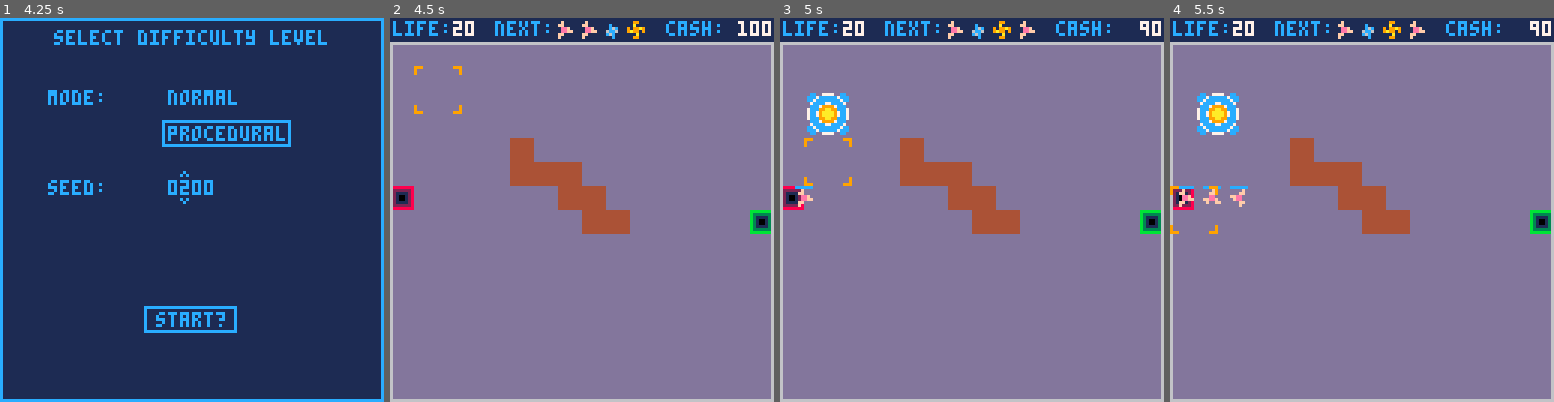
Above: before the commit, frames 1-4 (left to right).
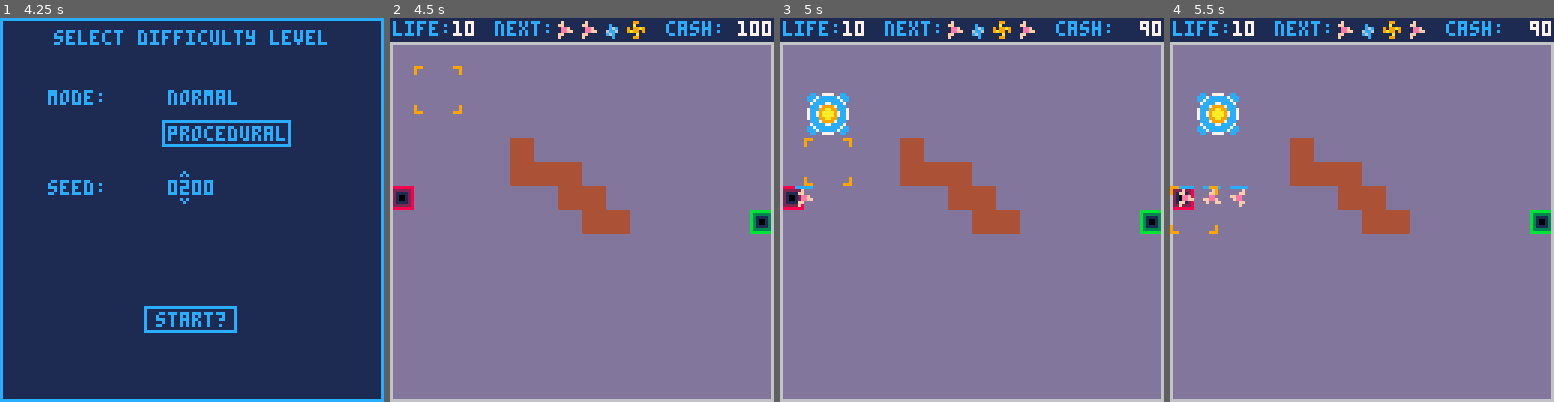
Above: after the commit, the same moments.

Repository: langchr86/pico-bubble-towers
Game: PICO-8 cartridge pico-proto.p8
Same seed, same stepped clock (60 frames per second), same inputs: the game is played once before the commit and once after it.
Inputs:
- Up to frame 1 (4.25 s): tap O (Z key) at 0.33, 0.7, 1.43, 2.22, 3.1, 3.98 s; tap X (X key) at 1.07, 2.07, 2.4, 2.73, 3.07, 3.4, 3.73, 4.07 s; hold Left 1.97-2.37 s; hold Down 2.42-2.82 s; hold Right 2.87-3.53 s; hold Up 3.58-4.08 s; hold Right from 4.13 s (still down)
- Up to frame 2 (4.5 s): keep holding Right; tap X (X key) at 4.4 s
- Up to frame 3 (5 s): release Right at 4.53 s; hold Down from 4.58 s (still down); tap X (X key) at 4.73 s; tap O (Z key) at 4.87 s
- Up to frame 4 (5.5 s): tap X (X key) at 5.07, 5.4 s; release Down at 5.08 s; hold Left from 5.13 s (still down)

Frame 1 is identical in both runs. In frame 2, less than 0.1% of the frame differs, in the area x 16-19%, y 0-4%; in frame 3, less than 0.1%; in frame 4, less than 0.1%.

Commit message:
balance enemy life and value

Diff:
--- a/src/enemy.lua
+++ b/src/enemy.lua
@@ -108,8 +108,7 @@
 
 ---@return number
 function Enemy:GetValue()
-  local base_value = flr(self.props.speed * self.props.life / 10)
-  return base_value + self.props.value_bonus
+  return flr(self.props.value)
 end
 
 function Enemy:Update()
--- a/src/enemy_type.lua
+++ b/src/enemy_type.lua
@@ -44,8 +44,8 @@
     sprite_count = 4,
     frame_count = 8,
     speed = 1.0,
-    life = 100,
-    value_bonus = 0,
+    life = 120,
+    value = 4,
   },
   [EnemyType.GHOST] = {
     sprite = 32,
@@ -53,7 +53,7 @@
     frame_count = 10,
     speed = 1.0,
     life = 100,
-    value_bonus = 5,
+    value = 6,
   },
   [EnemyType.FAST] = {
     sprite = 12,
@@ -61,62 +61,62 @@
     frame_count = 4,
     speed = 1.4,
     life = 100,
-    value_bonus = 0,
+    value = 4,
   },
   [EnemyType.REGENERATE] = {
     sprite = 28,
     sprite_count = 3,
     frame_count = 6,
     speed = 1.0,
-    life = 100,
-    value_bonus = 5,
+    life = 150,
+    value = 6,
   },
   [EnemyType.HEAVY] = {
     sprite = 24,
     sprite_count = 4,
     frame_count = 6,
     speed = 0.6,
-    life = 200,
-    value_bonus = 0,
+    life = 300,
+    value = 6,
   },
   [EnemyType.NORMAL_BOSS] = {
     sprite = 40,
     sprite_count = 4,
     frame_count = 8,
     speed = 1.0,
-    life = 300,
-    value_bonus = 20,
+    life = 360,
+    value = 20,
   },
   [EnemyType.GHOST_BOSS] = {
     sprite = 48,
     sprite_count = 2,
     frame_count = 10,
     speed = 1.0,
-    life = 200,
-    value_bonus = 25,
+    life = 300,
+    value = 30,
   },
   [EnemyType.FAST_BOSS] = {
     sprite = 44,
     sprite_count = 4,
     frame_count = 4,
     speed = 1.4,
-    life = 200,
-    value_bonus = 20,
+    life = 300,
+    value = 20,
   },
   [EnemyType.REGENERATE_BOSS] = {
     sprite = 60,
     sprite_count = 3,
     frame_count = 6,
     speed = 1.0,
-    life = 200,
-    value_bonus = 25,
+    life = 450,
+    value = 30,
   },
   [EnemyType.HEAVY_BOSS] = {
     sprite = 56,
     sprite_count = 4,
     frame_count = 6,
     speed = 0.6,
-    life = 400,
-    value_bonus = 20,
+    life = 900,
+    value = 30,
   },
 }
--- a/src/game_session.lua
+++ b/src/game_session.lua
@@ -33,7 +33,7 @@
     wave_list = wave_list,
     active_wave_list = {},
     cash = 100,
-    player_life = 20,
+    player_life = 10,
     shake = 0,
   }
 
